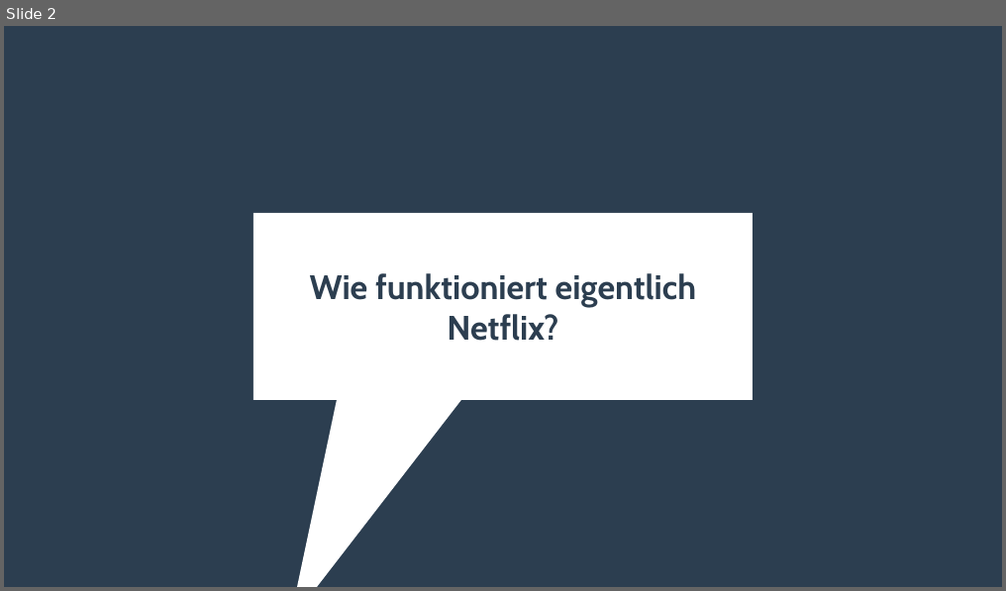
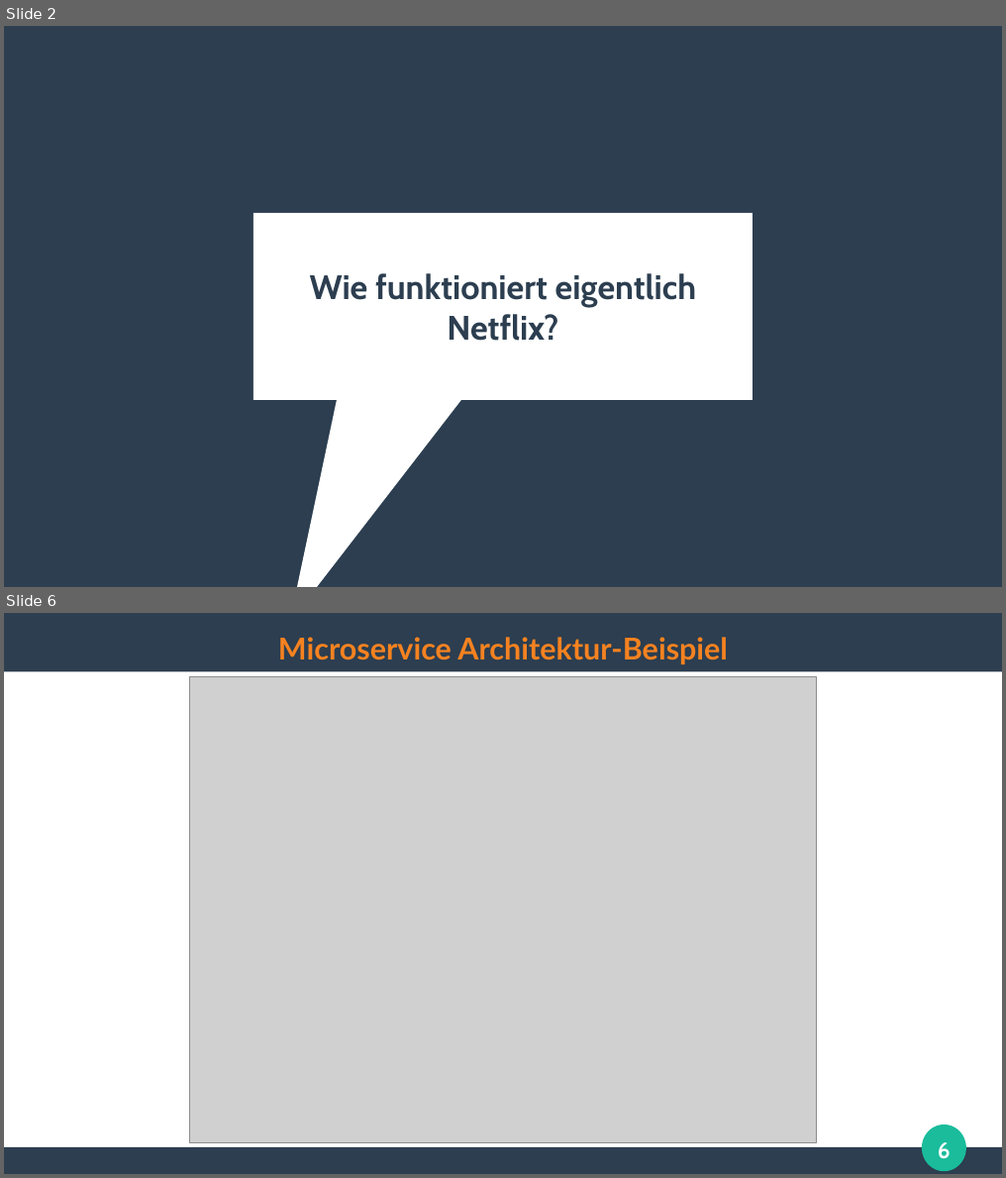
Before and after one commit to ghandmann/HS-AlbSig-WebAnwendungen2, a slide deck: Kapitel/10_Microservice_Architecture.odp. Shown one above the other, each under a label of ours: slide 2 before the commit, slides 2 and 6 after it; the slides between them are not shown. The pictures are 1006x591 and 1006x1178 pixels, drawn with LibreOffice and Linux fonts; fonts in the diff are those of the drawing; grey boxes stand for pictures. Boxes give left, top, right and bottom in pixels: in the first picture for what was removed or moved away, otherwise in the second. Text is boxed around its words. In the diff, an @@ line names an element or a change of style, - is before the commit and + after.

Commit message:
Chapter about Microservices

```diff
--- a/Kapitel/10_Microservice_Architecture.odp
+++ b/Kapitel/10_Microservice_Architecture.odp
@@ slide 6 added at (4,613,1002,1174), background #FFFFFF @@
@@ rectangle added at (4,613,1002,671), fill #2C3E50 @@
@@ title added at (278,637,728,664), 24 pt, text #F58220, bold @@
+Microservice Architektur-Beispiel
@@ picture added at (190,677,817,1144) @@
@@ ellipse added at (923,1125,966,1171), fill #1ABC9C @@
@@ page number added at (938,1143,950,1159), 18 pt, text #FFFFFF, bold @@
+6
@@ rectangle added at (4,1149,1002,1174), fill #2C3E50 @@
```
Also in this commit, not shown: 20 other slides added, 2 other files.
